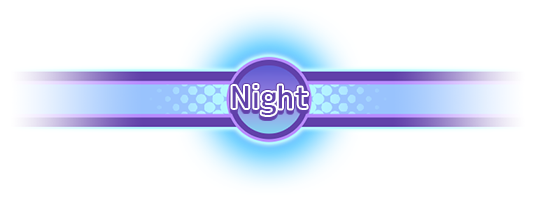
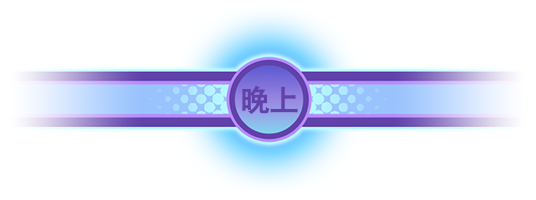
The second 536 x 200 image is a revision of the first. Changes to its layers:
added layer "晚上" in group "Text" over [242, 85, 298, 114]
hid "Night" over [232, 85, 308, 115]
